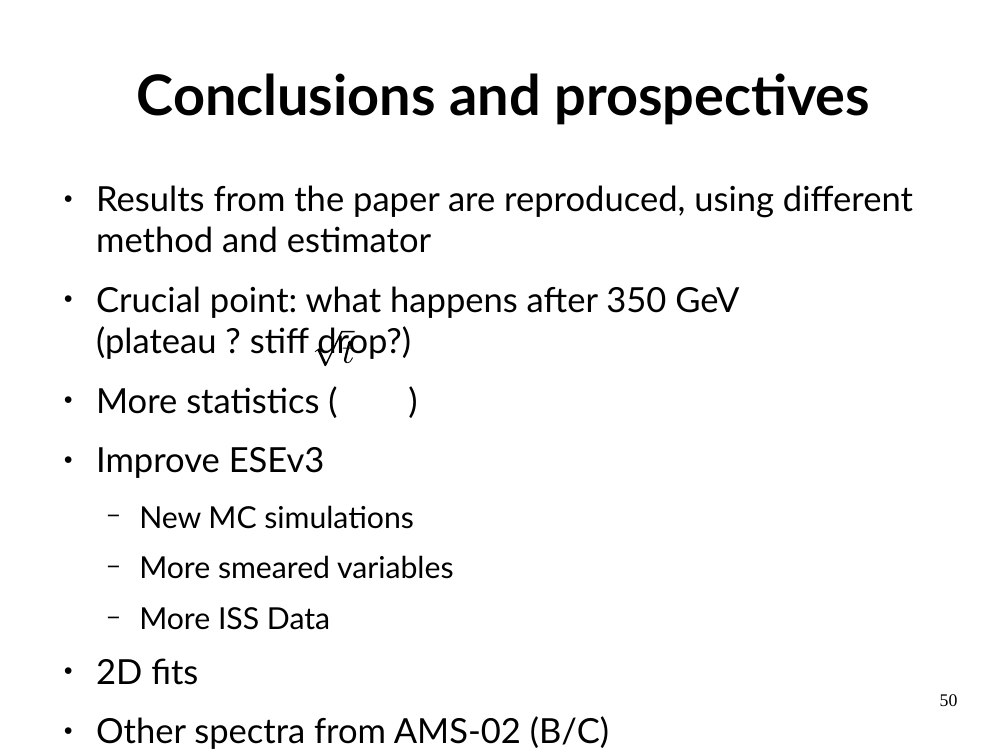
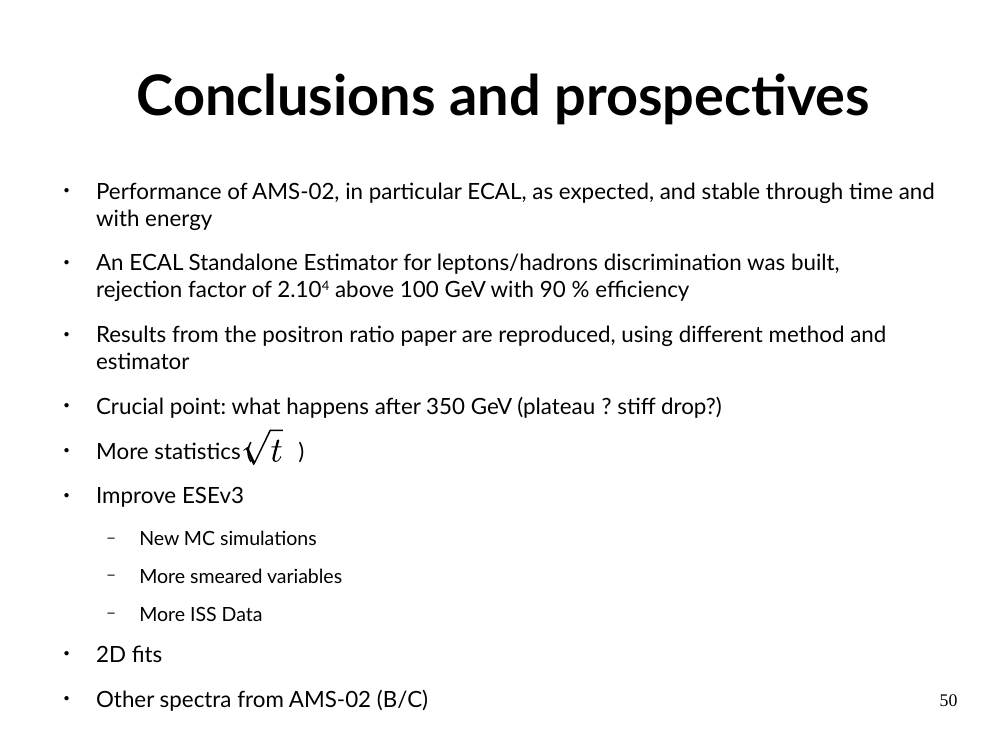
Before and after one commit to LBasara/LBasara.github.io, a slide deck: slide 50 of Defense.odp. Drawn at 1008x756 pixels with LibreOffice and Linux fonts; fonts in the diff are those of the drawing. Boxes give left, top, right and bottom in pixels: in the first picture for what was removed or moved away, otherwise in the second. Text is boxed around its words. In the diff, an @@ line names an element or a change of style, - is before the commit and + after.

```diff
--- a/Defense.odp
+++ b/Defense.odp
@@ text at bbox=[96, 182, 935, 369]: text changed; size 27.2 to 17.6 pt @@
-● Results from the paper are reproduced, using different method and estimator
+● Performance of AMS-02, in particular ECAL, as expected, and stable through time and with energy
+● An ECAL Standalone Estimator for leptons/hadrons discrimination was built,
+  rejection factor of 2.104 above 100 GeV with 90 % efficiency
+● Results from the positron ratio paper are reproduced, using different method and estimator
@@ text at bbox=[96, 397, 722, 662]: size 27.2 to 17.6 pt in "Crucial point: what happens after 350 GeV ...", "More statistics ( )", "Improve ESEv3", "2D fits" and 1 more places; size 23.8 to 15.4 pt in "New MC simulations", "More smeared variables", "More ISS Data" @@
@@ 3 freeform shapes: place and size @@
-3 freeform shapes at bbox=[315, 331, 355, 367]
+3 freeform shapes at bbox=[243, 430, 284, 466]
```
Also in this commit, not shown: 14 other slides changed, 4 slides added, 4 slides removed, 43 other files.
